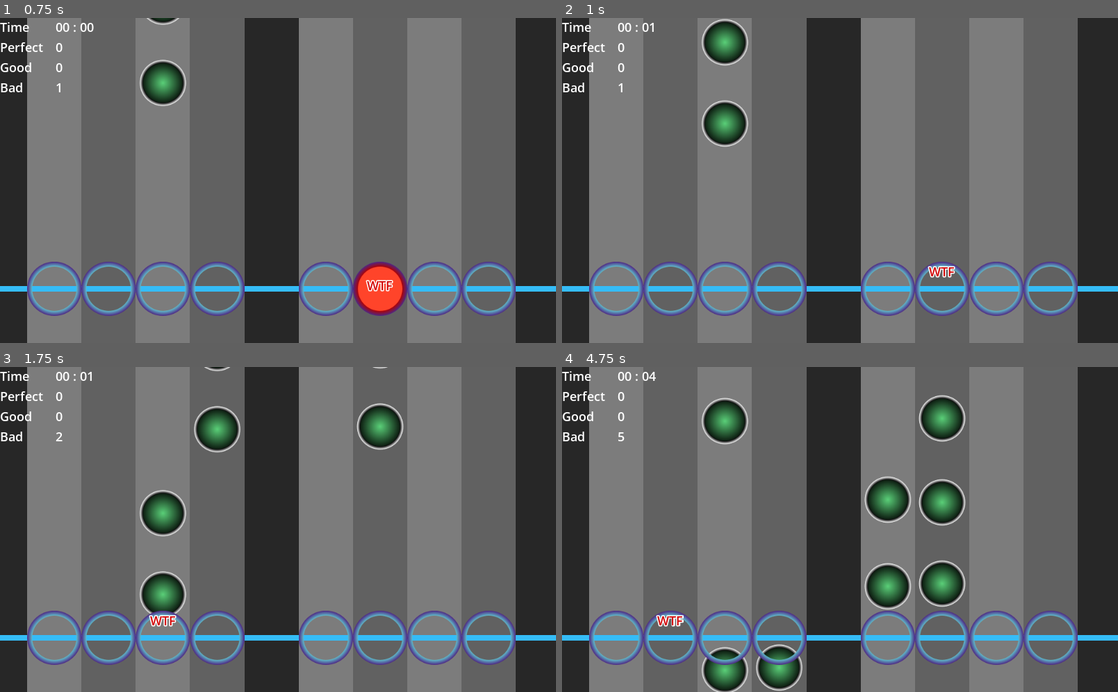
Above: before the commit, frames 1-4 (two rows, left to right).
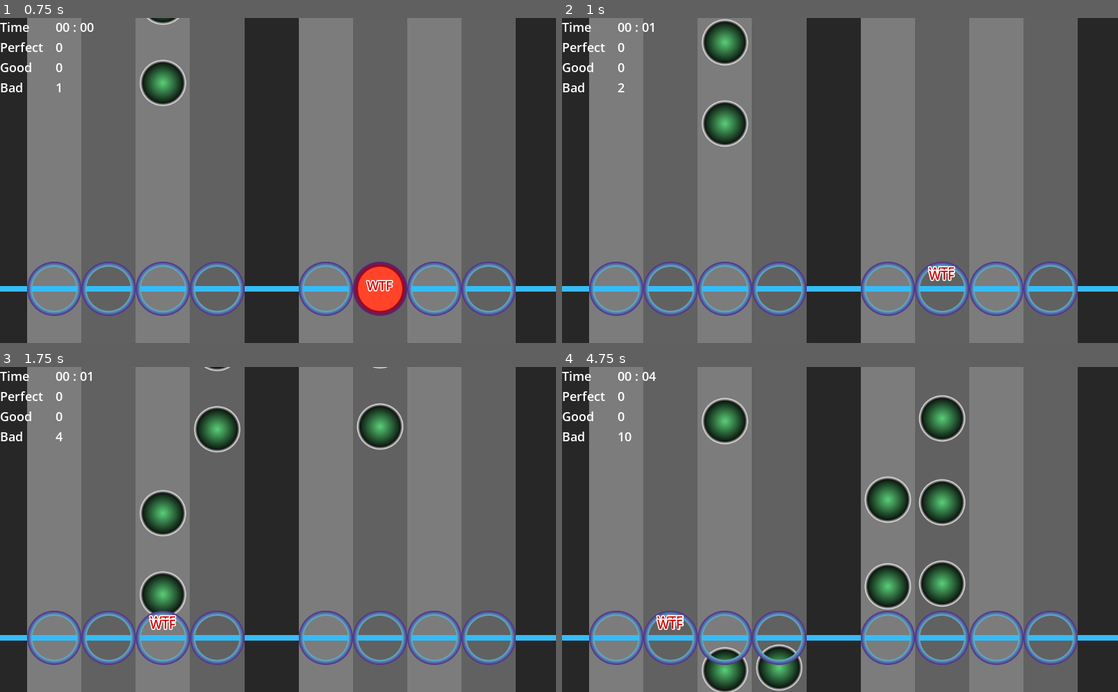
Above: after the commit, the same moments.

Repository: fractalbach/easy_rhythm
Game: Godot game, scene res://game.tscn
The game is run twice, just before and just after one commit, with the same random seed, the same clock (stepped at 60 frames per second) and the same inputs.
Inputs (mouse positions are in pixels of both pictures, inside the frame that each line leads up to):
- Up to frame 1 (0.75 s): move the mouse to (400, 164) at 0.52 s; click (400, 164) at 0.67 s
- Up to frame 2 (1 s): no input
- Up to frame 3 (1.75 s): move the mouse to (166, 545) at 1.27 s; click (166, 545) at 1.42 s
- Up to frame 4 (4.75 s): move the mouse to (895, 458) at 2.02 s; click (895, 458) at 2.17 s; move the mouse to (812, 594) at 2.77 s; click (812, 594) at 2.92 s; move the mouse to (1006, 578) at 3.52 s; click (1006, 578) at 3.67 s; move the mouse to (673, 480) at 4.27 s; click (673, 480) at 4.42 s

Frame 1 is identical in both runs. In frame 2, 0.1% of the frame differs, in the area x 10-71%, y 20-81%; in frame 3, 0.1%; in frame 4, 0.2%, in the area x 10-22%, y 20-81%.

Commit message:
fixed piano-key animations, click handling, and added multi-touch-support

Diff:
--- a/src/PianoKey/PianoKey.gd
+++ b/src/PianoKey/PianoKey.gd
@@ -13,12 +13,13 @@
 var action_name = ""
 
 
+func _ready():
+	sprite.play("default")
+	sprite.connect("animation_finished", self, "_on_animation_finished")
+
+
 func set_action_name(name):
 	action_name = name
-
-
-func _ready():
-	sprite.play("default")
 
 
 func _input(event: InputEvent) -> void:
@@ -26,8 +27,6 @@
 		return
 	if event.is_action_pressed(action_name):
 		handle_note_hit()
-	elif event.is_action_released(action_name):
-		handle_note_release()
 
 
 func handle_note_release() -> void:
@@ -35,6 +34,7 @@
 
 
 func handle_note_hit() -> void:
+	sprite.stop()
 	var areas = area2d.get_overlapping_areas()
 	if len(areas) > 0:
 		var area = areas[0]
@@ -66,3 +66,7 @@
 		BAD_HIT: h.set_color(h.COLOR_BAD)
 	add_child(h)
 	h.run()
+
+
+func _on_animation_finished() -> void:
+	sprite.play("default")
--- a/src/PianoKey/PianoKey.tscn
+++ b/src/PianoKey/PianoKey.tscn
@@ -14,17 +14,17 @@
 "speed": 5.0
 }, {
 "frames": [ ExtResource( 2 ) ],
-"loop": true,
+"loop": false,
 "name": "on",
 "speed": 5.0
 }, {
 "frames": [ ExtResource( 5 ) ],
-"loop": true,
+"loop": false,
 "name": "miss",
 "speed": 5.0
 }, {
 "frames": [ ExtResource( 4 ) ],
-"loop": true,
+"loop": false,
 "name": "hit",
 "speed": 5.0
 } ]
@@ -35,9 +35,10 @@
 [node name="PianoKey" type="Node2D"]
 script = ExtResource( 3 )
 
+[node name="AnimationPlayer" type="AnimationPlayer" parent="."]
+
 [node name="AnimatedSprite" type="AnimatedSprite" parent="."]
 frames = SubResource( 1 )
-animation = "miss"
 
 [node name="Area2D" type="Area2D" parent="AnimatedSprite"]
 
--- a/src/game.gd
+++ b/src/game.gd
@@ -1,30 +1,32 @@
 extends Node2D
 
-onready var start_time = OS.get_ticks_msec()
-onready var counter_time    = $Control/Info/Values/Counter_Time
-onready var counter_perfect = $Control/Info/Values/Counter_Perfect
-onready var counter_good    = $Control/Info/Values/Counter_Good
-onready var counter_bad     = $Control/Info/Values/Counter_Bad
-onready var song_loader = $SongLoader
+onready var counter_time: Label    = $Control/Info/Values/Counter_Time
+onready var counter_perfect: Label = $Control/Info/Values/Counter_Perfect
+onready var counter_good: Label    = $Control/Info/Values/Counter_Good
+onready var counter_bad: Label     = $Control/Info/Values/Counter_Bad
+onready var song_loader: SongLoader = $SongLoader
+onready var piano_bar: Node = $piano_bar
+onready var note_path: Node = $note_path
 
-var PianoKey = load("res://PianoKey/PianoKey.tscn")
-var Note = load("res://Note/Note.tscn")
-var rng = RandomNumberGenerator.new()
-var perfect_hits = 0
-var good_hits = 0
-var bad_hits = 0
-var bad_apple_index = 0
+var PianoKey: Resource = load("res://PianoKey/PianoKey.tscn")
+var Note: Resource = load("res://Note/Note.tscn")
+var start_time: int = OS.get_ticks_msec()
+var rng: RandomNumberGenerator = RandomNumberGenerator.new()
+var perfect_hits: int = 0
+var good_hits: int = 0
+var bad_hits: int = 0
+var bad_apple_index: int = 0
 
-func _ready():
+func _ready() -> void:
 	rng.randomize()
 	for i in range(8):
-		var node = PianoKey.instance()
+		var node:PianoKey = PianoKey.instance()
 		node.set_action_name("play_note" + str(i+1))
 		node.connect("note_hit", self, "_on_note_hit")
 		node.position = Vector2(determine_position(i), 500)
-		$piano_bar.add_child(node)
+		piano_bar.add_child(node)
 
-func determine_position(note_index):
+func determine_position(note_index:int) -> int:
 	return 100 + (100 * note_index) + (0 if note_index < 4 else 100)
 
 
@@ -70,20 +72,17 @@
 	perfect_hits += 1
 	counter_perfect.text = str(perfect_hits)
 
-func _input(event: InputEvent) -> void:
+func _unhandled_input(event: InputEvent) -> void:
 	if event.is_action_pressed("quit_game"):
 		get_tree().quit()
-	if (event is InputEventMouseButton):
+	if (event is InputEventMouseButton) or (event is InputEventScreenTouch):
 		var k:int = floor((event.position.x - 50) / 100)
 		var n:int = -1
 		match k:
 			0,1,2,3: n = k
 			5,6,7,8: n = k - 1
 			_:       return
-		if event.is_pressed():
-			$piano_bar.get_children()[n].handle_note_hit()
-		else:
-			$piano_bar.get_children()[n].handle_note_release()
+		piano_bar.get_children()[n].handle_note_hit()
 
 
 func mouse_position_to_piano_key_index(mousex:int) -> int:
--- a/src/game.tscn
+++ b/src/game.tscn
@@ -21,6 +21,7 @@
 [node name="backgrounds" type="Control" parent="."]
 margin_right = 40.0
 margin_bottom = 40.0
+mouse_filter = 2
 __meta__ = {
 "_edit_use_anchors_": false
 }
@@ -29,6 +30,7 @@
 margin_left = 50.0
 margin_right = 150.0
 margin_bottom = 600.0
+mouse_filter = 2
 color = Color( 0.486275, 0.486275, 0.486275, 1 )
 __meta__ = {
 "_edit_use_anchors_": false
@@ -38,6 +40,7 @@
 margin_left = 150.0
 margin_right = 250.0
 margin_bottom = 600.0
+mouse_filter = 2
 color = Color( 0.380392, 0.380392, 0.380392, 1 )
 __meta__ = {
 "_edit_use_anchors_": false
@@ -47,6 +50,7 @@
 margin_left = 250.0
 margin_right = 350.0
 margin_bottom = 600.0
+mouse_filter = 2
 color = Color( 0.486275, 0.486275, 0.486275, 1 )
 __meta__ = {
 "_edit_use_anchors_": false
@@ -56,6 +60,7 @@
 margin_left = 350.0
 margin_right = 450.0
 margin_bottom = 600.0
+mouse_filter = 2
 color = Color( 0.380392, 0.380392, 0.380392, 1 )
 __meta__ = {
 "_edit_use_anchors_": false
@@ -65,6 +70,7 @@
 margin_left = 550.0
 margin_right = 650.0
 margin_bottom = 600.0
+mouse_filter = 2
 color = Color( 0.486275, 0.486275, 0.486275, 1 )
 __meta__ = {
 "_edit_use_anchors_": false
@@ -74,6 +80,7 @@
 margin_left = 650.0
 margin_right = 750.0
 margin_bottom = 600.0
+mouse_filter = 2
 color = Color( 0.380392, 0.380392, 0.380392, 1 )
 __meta__ = {
 "_edit_use_anchors_": false
@@ -83,6 +90,7 @@
 margin_left = 750.0
 margin_right = 850.0
 margin_bottom = 600.0
+mouse_filter = 2
 color = Color( 0.486275, 0.486275, 0.486275, 1 )
 __meta__ = {
 "_edit_use_anchors_": false
@@ -92,6 +100,7 @@
 margin_left = 850.0
 margin_right = 950.0
 margin_bottom = 600.0
+mouse_filter = 2
 color = Color( 0.380392, 0.380392, 0.380392, 1 )
 __meta__ = {
 "_edit_use_anchors_": false
@@ -102,6 +111,7 @@
 [node name="Control" type="Control" parent="."]
 anchor_right = 1.0
 anchor_bottom = 1.0
+mouse_filter = 2
 theme = SubResource( 2 )
 __meta__ = {
 "_edit_use_anchors_": false
@@ -111,6 +121,7 @@
 margin_top = 1.0
 margin_right = 220.0
 margin_bottom = 187.0
+mouse_filter = 2
 custom_constants/separation = 10
 __meta__ = {
 "_edit_use_anchors_": false
@@ -119,6 +130,7 @@
 [node name="Keys" type="VBoxContainer" parent="Control/Info"]
 margin_right = 95.0
 margin_bottom = 186.0
+mouse_filter = 2
 
 [node name="Title_Time" type="Label" parent="Control/Info/Keys"]
 margin_right = 95.0
@@ -150,6 +162,7 @@
 margin_left = 105.0
 margin_right = 225.0
 margin_bottom = 186.0
+mouse_filter = 2
 
 [node name="Counter_Time" type="Label" parent="Control/Info/Values"]
 margin_right = 120.0
@@ -182,11 +195,13 @@
 margin_left = 235.0
 margin_right = 235.0
 margin_bottom = 186.0
+mouse_filter = 2
 
 [node name="HBoxContainer" type="HBoxContainer" parent="Control/Info"]
 margin_left = 245.0
 margin_right = 245.0
 margin_bottom = 186.0
+mouse_filter = 2
 
 [node name="Line2D" type="Line2D" parent="."]
 points = PoolVector2Array( 0, 500, 1024, 500 )
